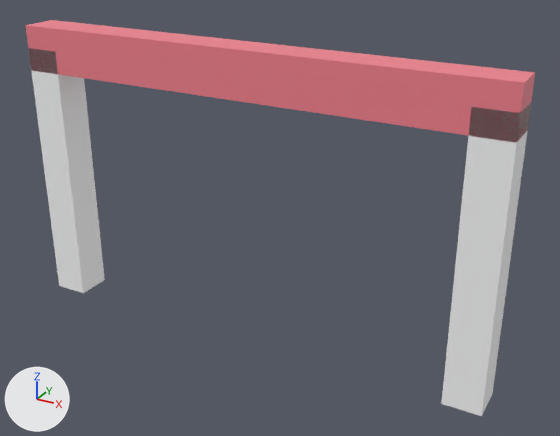
A saved change to the glTF model godot_demo/assets/finish_arch.glb.
Rendered twice from a 50 mm camera at (3.93, -6.46, 4.74) aimed at (0.33, 0.1, 1.46). The axes (+X, +Y, +Z) are drawn at lower left. The lights are the same throughout. The picture after the commit comes second. Vertices at exactly the same position are counted once.

Names of what the first picture shows: 'finish_arch'.
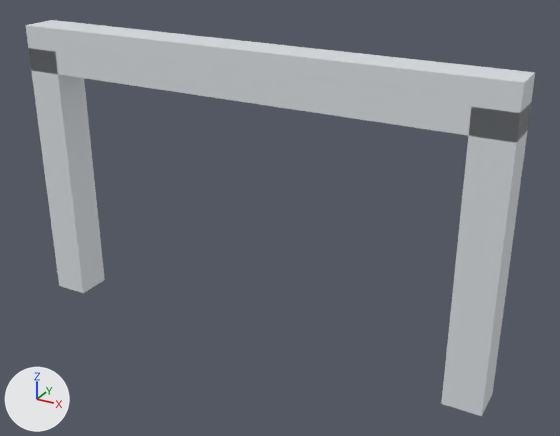
Boxes [x1, y1, x2, y2] around the edits, measured in the pictures (560 x 436 px):
'finish_arch', recoloured, surface changed
    both: [26, 20, 535, 416]
part 1 of me_cube_054, recoloured (pink to grey)
    both: [26, 20, 535, 142]
part 2 of me_cube_054, recoloured
    both: [29, 48, 531, 416]
part 3 of me_cube_054, surface changed
    both: [26, 20, 535, 416]

Diff of the bpy script that builds the scene:
```diff
--- a/godot_demo/assets/finish_arch.glb.py
+++ b/godot_demo/assets/finish_arch.glb.py
@@ img_tex_building_walls @@
+img_tex_building_walls = load_image('tex_building_walls', '_unpacked/tex_building_walls', 1024, 1024, 'sRGB')
@@ mat_m_texwall @@
+mat_m_texwall = principled_material('M_TexWall')
+mat_m_texwall.texture = img_tex_building_walls
@@ me_cube_054 @@
 me_cube_054.from_pydata(...)  # 24 vertices, 36 faces; spans x -2.7..2.7, y -0.2..0.2, z 0.0..3.25
 # used by ob_finish_arch; location = (0.0, 0.0, 0.0)
+# me_cube_054 part 1: all 12 faces that had it switch from mat_m_propred (pink #f4828f) to mat_m_texwall (picture img_tex_building_walls)
+# me_cube_054 part 2: all 24 faces that had it switch from mat_m_propwhite (white #fcfcfd) to mat_m_texwall (picture img_tex_building_walls)
+# me_cube_054 part 3: texture (UV) coordinates of 36 of 36 faces, centred in x -2.7..2.7, y -0.2..0.2, z 0.0..3.25, changed; they spanned u 0.12..0.88, v 0.0..1.0 and now span u 0.1..0.27, v 0.02..0.2
```
